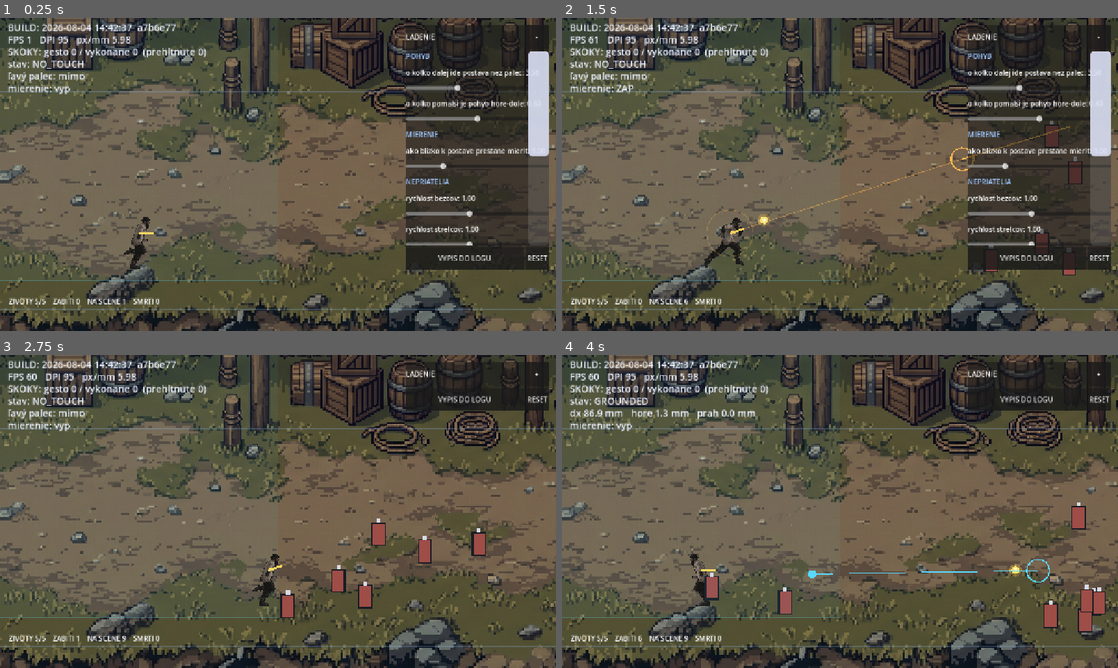
Above: before the commit, frames 1-4 (two rows, left to right).
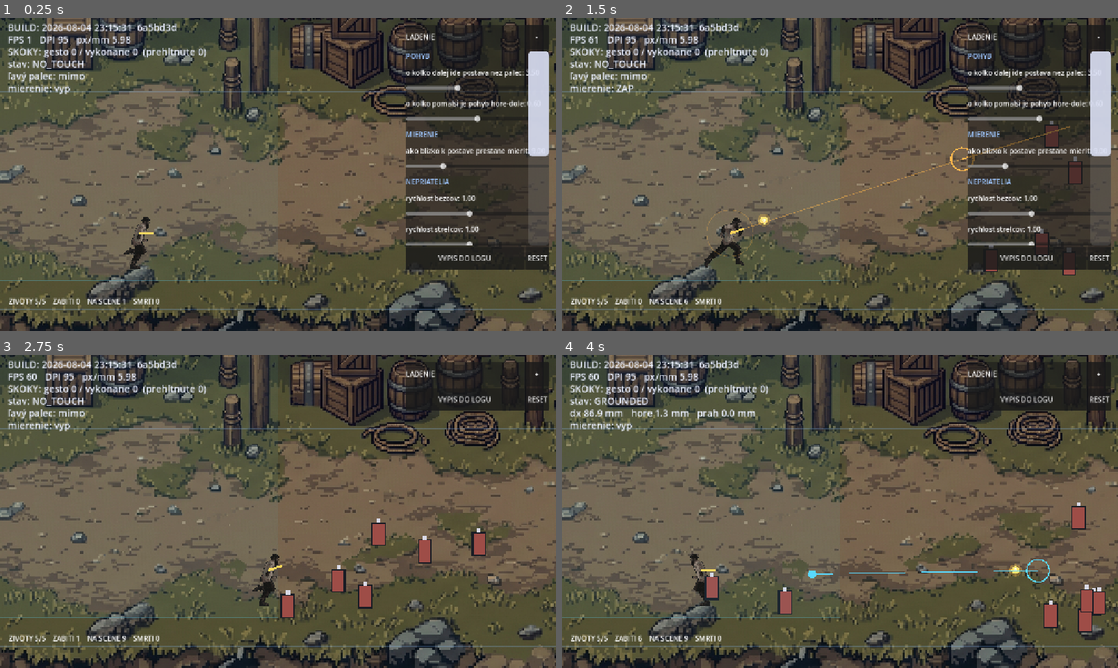
Above: after the commit, the same moments.

Repository: belispav/slavs
Game: Godot game, scene res://scenes/main.tscn
The game is run twice, just before and just after one commit, with the same random seed, the same clock (stepped at 60 frames per second) and the same inputs.
Inputs (mouse positions are in pixels of both pictures, inside the frame that each line leads up to):
- Up to frame 1 (0.25 s): no input
- Up to frame 2 (1.5 s): click "-" at 0.5 s; tap Enter (ui_accept) at 1.25 s; move the mouse to (962, 158) at 1.27 s; hold D from 1.28 s (still down); hold Space from 1.28 s (still down); click (962, 158) at 1.42 s
- Up to frame 3 (2.75 s): tap Enter (ui_accept) at 1.52 s; release D at 2 s; release Space at 2 s; drag from (166, 527) to (261, 592) at 2.02 s
- Up to frame 4 (4 s): move the mouse to (895, 442) at 2.77 s; hold A 2.78-3.5 s; hold L 2.78-3.5 s; drag from (812, 574) to (1040, 570) at 3.52 s

The runs differ from the first frame. In frame 1, 0.2% of the frame differs, in the area x 17-32%, y 1-5%; in frame 2, 0.2%; in frame 3, 0.2%; in frame 4, 0.2%.

Commit message:
Let the camera scroll vertically again once the field is taller than the screen
Locking the camera was not the intent, it was a consequence: the open ground in
the first background is 500 units against a 720 unit screen, so the whole field
fits at once and there is nowhere to scroll to. Following the character would
have run off the top of a picture with nothing above it.

The camera now decides for itself. Field shorter than the screen and it locks
with the whole field framed; taller and it travels, bounded by the edges of the
picture. A 900 unit band scrolls by 180, which is the movement that was asked
for.

So this is a question about the art, and the brief now says so with numbers.
The total height was never the problem - the proportions were. Open ground has
to be about three fifths of the image rather than one third, with the palisade
and the river made narrower rather than removed.

The brief also says nothing solid-looking may stand on the open ground. The
palisade posts and the larger rocks are painted into the background, so walking
through them looks like a bug - which it will keep doing until they are cut out
as separate objects.

Diff:
--- a/volya/scripts/build_stamp.gd
+++ b/volya/scripts/build_stamp.gd
@@ -5,4 +5,4 @@
 ##
 ## ZAMERNE tu NIE JE class_name: globalne nazvy tried su v cache, ktoru
 ## headless export neobnovuje, a export by na tom padol.
-const STAMP := "2026-08-04 14:42:37  a7b6e77"
+const STAMP := "2026-08-04 23:15:31  6a5bd3d"
--- a/volya/scripts/main.gd
+++ b/volya/scripts/main.gd
@@ -80,6 +80,11 @@
 	return GROUND_Y - BG_WALK_BOTTOM
 
 
+func background_height() -> float:
+	var texture: Texture2D = load(BACKGROUND_PATH) as Texture2D
+	return float(texture.get_height()) if texture != null else 1536.0
+
+
 ## The background, repeated sideways for the length of the level.
 ##
 ## One Sprite2D with a region wider than the texture and repeat turned on: the
@@ -171,15 +176,23 @@
 	player.field_right = LEVEL_RIGHT - 40.0
 
 	if Touch.config.free_movement:
-		# Locked vertically: the field is shorter than the screen, so the whole
-		# of it is in view at once and a sliver of river and palisade frames it.
-		# Letting the camera chase the character up and down would scroll off
-		# the picture, and there is nothing above or below it to show.
 		var view: float = get_viewport_rect().size.y
-		var centre: float = (player.field_top + player.field_bottom) * 0.5
-		var top: float = centre - view * 0.5
+		var top: float
+		var bottom: float
+		if field_height() <= view:
+			# The field fits on screen, so the camera has nothing to follow.
+			# Locked, with the whole of it in view and a sliver of river and
+			# palisade framing it.
+			var centre: float = (player.field_top + player.field_bottom) * 0.5
+			top = centre - view * 0.5
+			bottom = top + view
+		else:
+			# Taller than the screen, so the camera travels - but never past
+			# the edges of the picture, which has nothing beyond them.
+			top = background_top()
+			bottom = background_top() + background_height()
 		player.set_camera_limits(LEVEL_LEFT - 80.0, LEVEL_RIGHT + 80.0,
-			top, top + view)
+			top, bottom)
 	else:
 		player.set_camera_limits(LEVEL_LEFT - 80.0, LEVEL_RIGHT + 80.0,
 			player.field_top - 260.0, GROUND_Y + 200.0)
Not shown, added: volya/art/env_01.png.import
Not shown, changed: ref/PROMPTY.md
